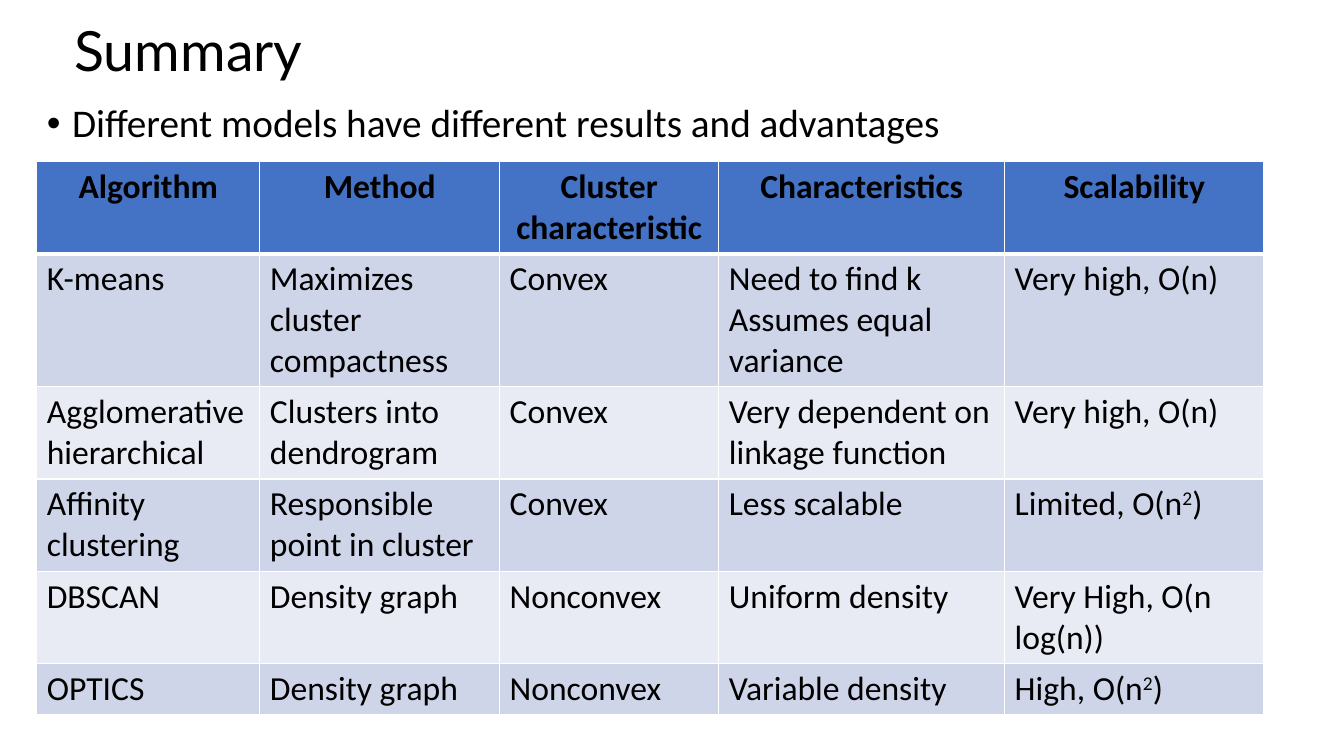
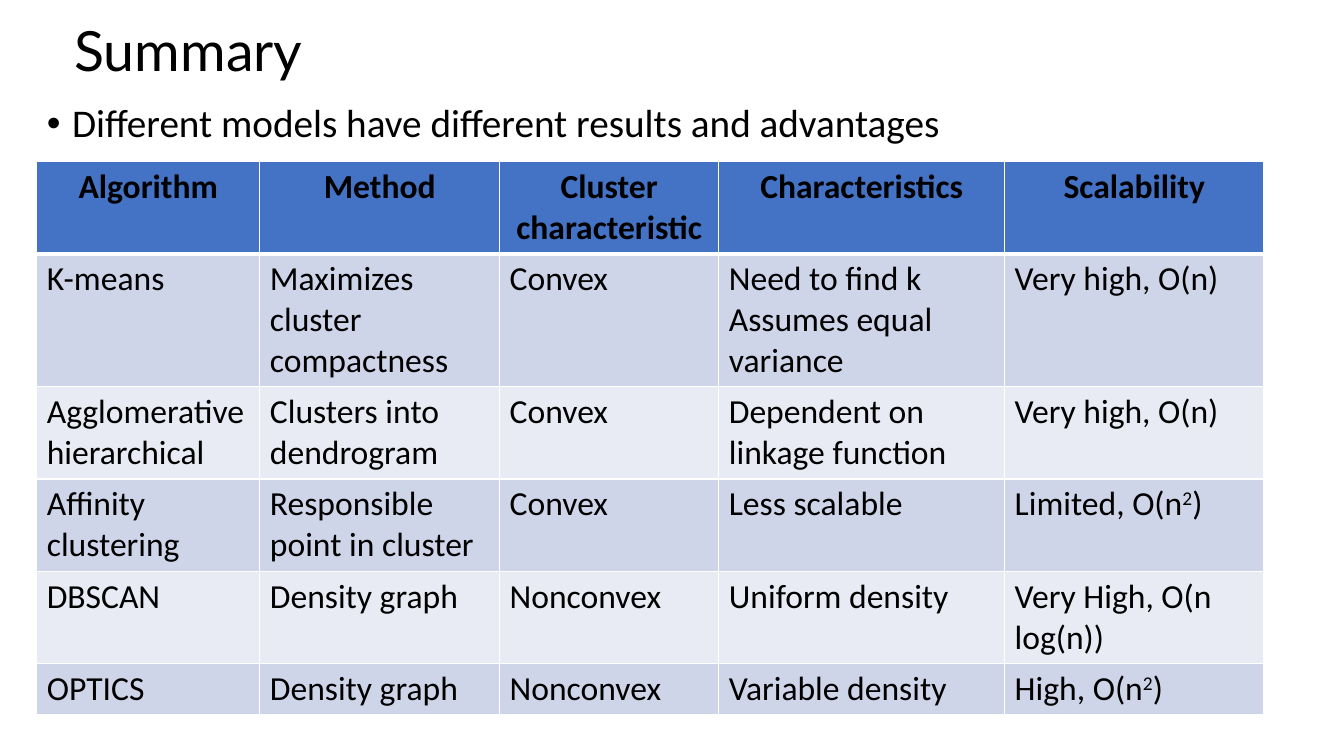
Before and after one commit to StephenElston/CSCI-E-108, a slide deck: slide 75 of slides/6_IntroductionToClustering.pptx. Drawn at 1344x756 pixels with LibreOffice and Linux fonts; fonts in the diff are those of the drawing. Boxes give left, top, right and bottom in pixels: in the first picture for what was removed or moved away, otherwise in the second. Text is boxed around its words. In the diff, an @@ line names an element or a change of style, - is before the commit and + after.

```diff
--- a/slides/6_IntroductionToClustering.pptx
+++ b/slides/6_IntroductionToClustering.pptx
@@ table at bbox=[36, 161, 1264, 710] @@
-row 3, column 4: Very dependent on linkage function
+row 3, column 4: Dependent on linkage function
```
Also in this commit, not shown: 33 other slides changed.
